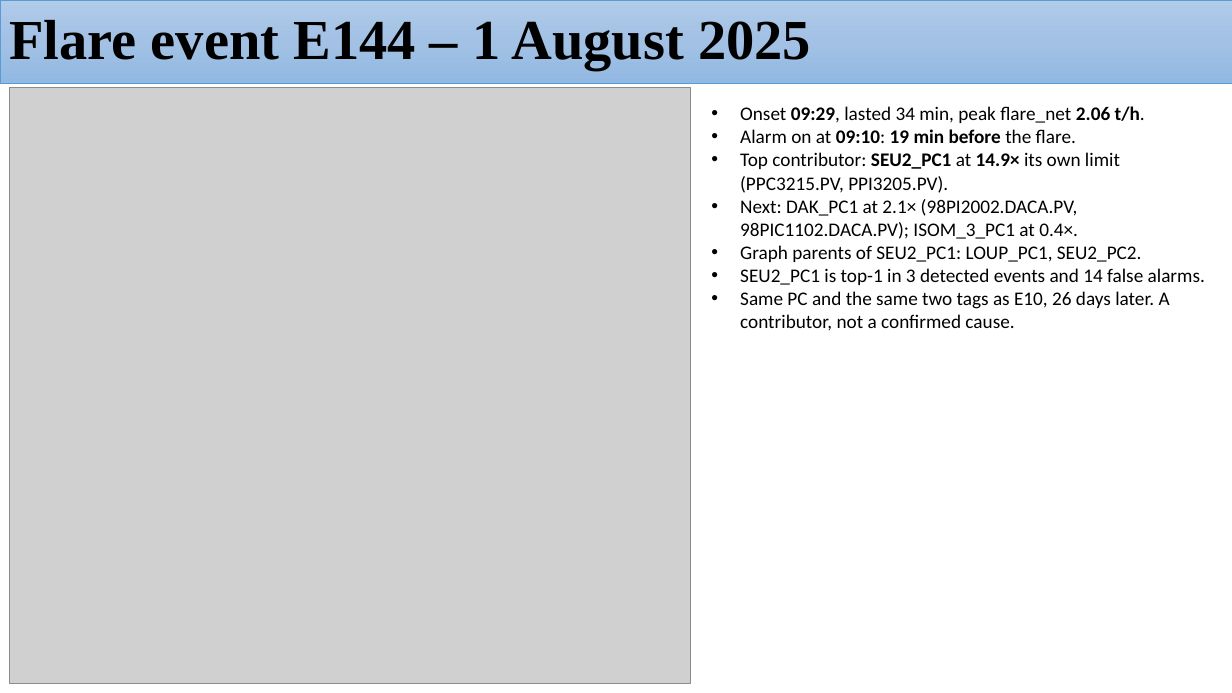
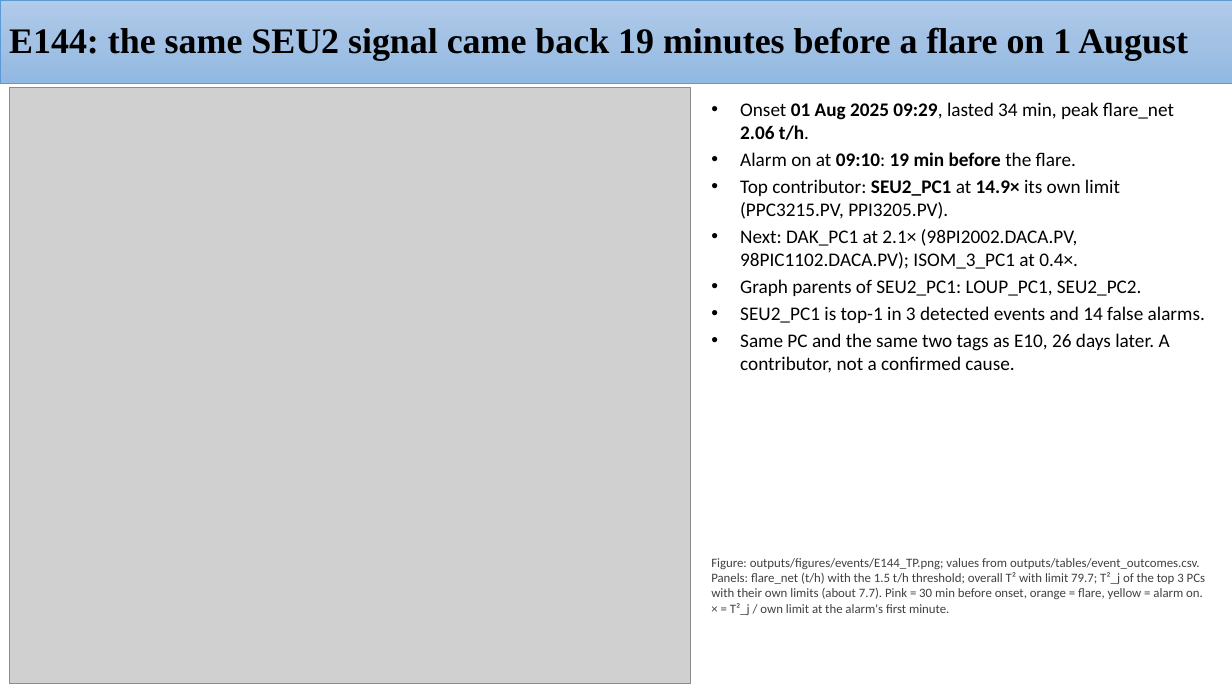
Before and after one commit to H-N-Chavda/Root-Cause-Detection, a slide deck: slide 18 of presentations/week10/HPCL Project_05112026_flare_RCA.pptx (slide 17 before the commit). Drawn at 1232x693 pixels with LibreOffice and Linux fonts; fonts in the diff are those of the drawing; grey boxes stand for pictures. Boxes give left, top, right and bottom in pixels: in the first picture for what was removed or moved away, otherwise in the second. Text is boxed around its words. In the diff, an @@ line names an element or a change of style, - is before the commit and + after.

```diff
--- a/presentations/week10/HPCL Project_05112026_flare_RCA.pptx
+++ b/presentations/week10/HPCL Project_05112026_flare_RCA.pptx
@@ title at [9,27,1188,60]: text changed; size 44 to 28 pt @@
-Flare event E144 – 1 August 2025
+E144: the same SEU2 signal came back 19 minutes before a flare on 1 August
@@ text at [740,102,1174,140]: text changed @@
-• Onset 09:29, lasted 34 min, peak flare_net 2.06 t/h.
+• Onset 01 Aug 2025 09:29, lasted 34 min, peak flare_net 2.06 t/h.
@@ text at [740,152,1205,372]: more space between paragraphs @@
@@ text added at [711,558,1205,615], 10 pt, text #404040 @@
+Figure: outputs/figures/events/E144_TP.png; values from outputs/tables/event_outcomes.csv. Panels: flare_net (t/h) with the 1.5 t/h threshold; overall T² with limit 79.7; T²_j of the top 3 PCs with their own limits (about 7.7). Pink = 30 min before onset, orange = flare, yellow = alarm on. × = T²_j / own limit at the alarm's first minute.
```
Also in this commit, not shown: 20 other slides changed, 2 slides added, 1 slide removed, 3 other files.
